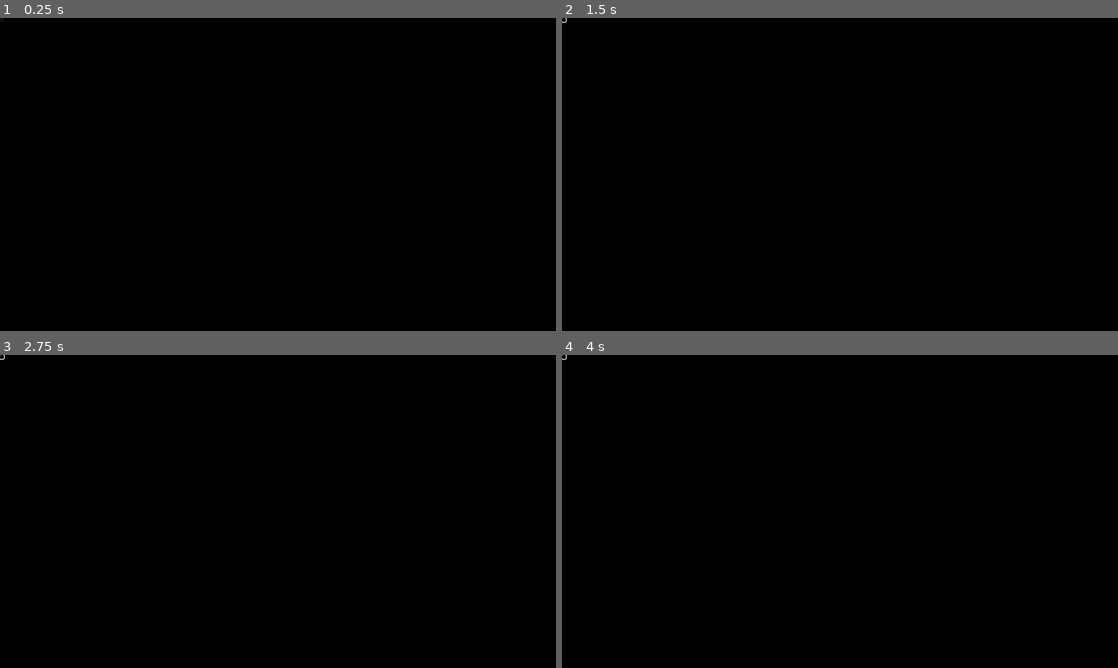
Above: before the commit, frames 1-4 (two rows, left to right).
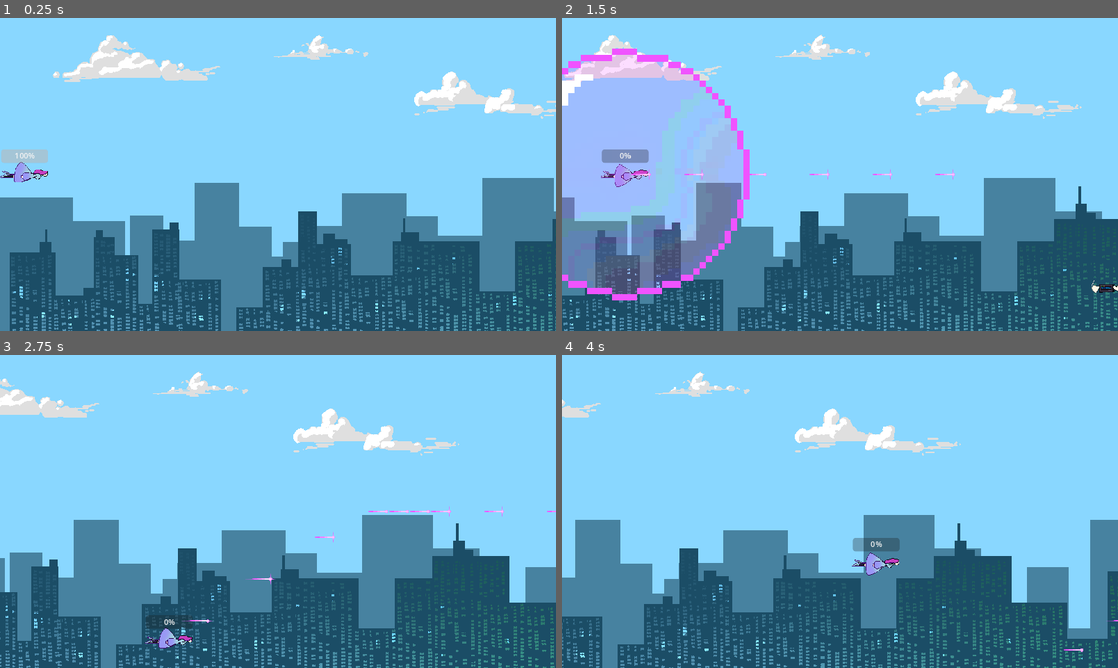
Above: after the commit, the same moments.

Repository: clenneabig/AI-KILL
Game: Godot game, scene res://Cutscene.tscn
Same seed, same stepped clock (60 frames per second), same inputs: the game is played once before the commit and once after it. This scene is started directly instead of the project's main scene. The engine's default icon, where the game draws it, is replaced by a stand-in: a white triangle on a blue panel in a dark square. Video files are missing from this copy of the repository; at most half a second of black plays in their place.
Inputs (mouse positions are in pixels of both pictures, inside the frame that each line leads up to):
- Up to frame 1 (0.25 s): no input
- Up to frame 2 (1.5 s): click (562, 21) at 0.52 s; move the mouse to (962, 158) at 1.27 s; hold D (move_right) from 1.28 s (still down); hold E (bomb) from 1.28 s (still down)
- Up to frame 3 (2.75 s): move the mouse to (166, 527) at 2.02 s; release D (move_right) at 2.03 s; release E (bomb) at 2.03 s; hold S (move_down) from 2.03 s (still down); click (166, 527) at 2.1 s
- Up to frame 4 (4 s): move the mouse to (895, 442) at 2.77 s; release S (move_down) at 2.78 s; hold D (move_right) 2.78-3.53 s; tap Q (toggle_bullets) at 2.85 s; move the mouse to (812, 574) at 3.52 s; hold W (move_up) from 3.53 s (still down); tap E (bomb) at 3.6 s

The runs differ from the first frame. In frame 1, 100% of the frame differs, in the area x 0-100%, y 0-100%; in frame 2, 100%; in frame 3, 100%; in frame 4, 100%.

Commit message:
added cutscene functions

Diff:
--- /dev/null
+++ b/Cutscene.gd
@@ -0,0 +1,19 @@
+extends Control
+
+
+# Called when the node enters the scene tree for the first time.
+func _ready():
+	pass # Replace with function body.
+
+
+# Called every frame. 'delta' is the elapsed time since the previous frame.
+func _process(delta):
+	pass
+
+
+func _on_button_pressed():
+	get_tree().change_scene_to_file("res://Levels/level_1.tscn")
+
+
+func _on_video_stream_player_finished():
+	get_tree().change_scene_to_file("res://Levels/level_1.tscn")
--- a/Cutscene.tscn
+++ b/Cutscene.tscn
@@ -1,6 +1,7 @@
-[gd_scene load_steps=2 format=3 uid="uid://bsqjxv1ygiyxa"]
+[gd_scene load_steps=3 format=3 uid="uid://bsqjxv1ygiyxa"]
 
 [ext_resource type="VideoStream" path="res://assets/aikillintro_3.ogv" id="1_0m5np"]
+[ext_resource type="Script" path="res://Cutscene.gd" id="1_sn7qc"]
 
 [node name="Control" type="Control"]
 layout_mode = 3
@@ -9,6 +10,7 @@
 anchor_bottom = 1.0
 grow_horizontal = 2
 grow_vertical = 2
+script = ExtResource("1_sn7qc")
 
 [node name="ColorRect" type="ColorRect" parent="."]
 layout_mode = 0
@@ -26,5 +28,11 @@
 
 [node name="Button" type="Button" parent="."]
 layout_mode = 0
-offset_right = 8.0
-offset_bottom = 8.0
+offset_left = 1040.0
+offset_top = 600.0
+offset_right = 1144.0
+offset_bottom = 632.0
+text = "skip"
+
+[connection signal="finished" from="VideoStreamPlayer" to="." method="_on_video_stream_player_finished"]
+[connection signal="pressed" from="Button" to="." method="_on_button_pressed"]
